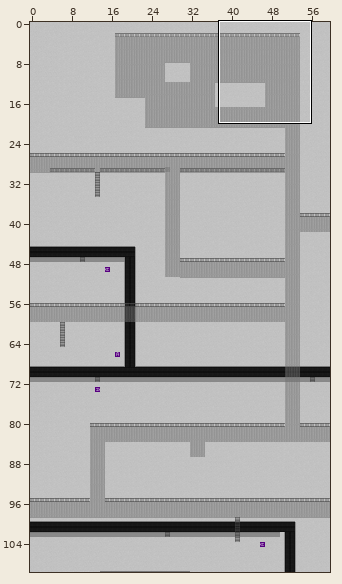
Tiled map (JSON), stored at main/resources/worlds/FactoryFloor.json. The first picture is a wide view before the edit; the outline marks the close-up.
Close-up. Before the commit:
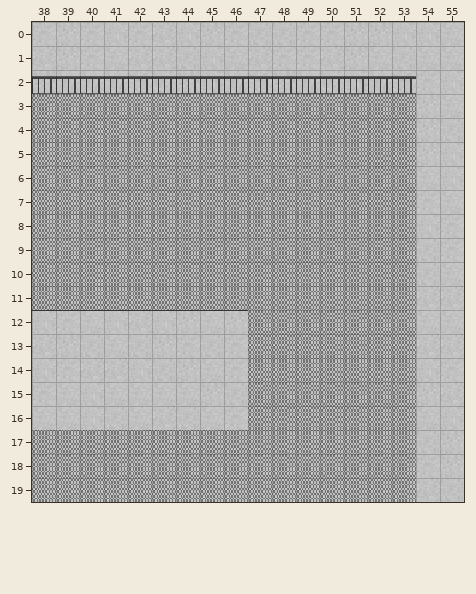
Cells are 16x16 px. Shown: x 38..55, y 0..19. The commit also changed other parts of the map, which this record leaves out.
The same view after the edit:
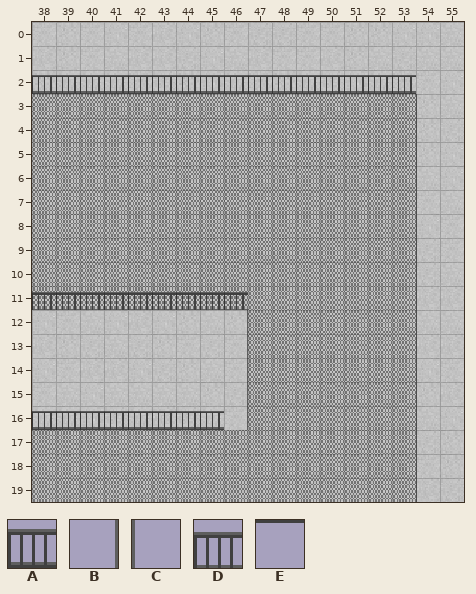
Key: from "Cat": A 13, B 16, C 20, D 30, E 45.
_ is an empty cell.
The edit:
Layer "Catwalk":
The edit turns tile D into tile A in row 2 at x 38 to 53.
There is now tile A in row 16 at x 38 to 45.
There is now tile B in rows 12 to 16 at x 46.
There is now tile C in rows 3 to 19 at x 54.
Layer "Bottom Top Rail":
There is now tile D in row 11 at x 38 to 46.
The author cleared tile E in row 12 at x 38 to 46.
Boxes around the changes in both close-ups, in picture pixels (x1, y1, x2, y2):
changed: (32, 75, 417, 502)
